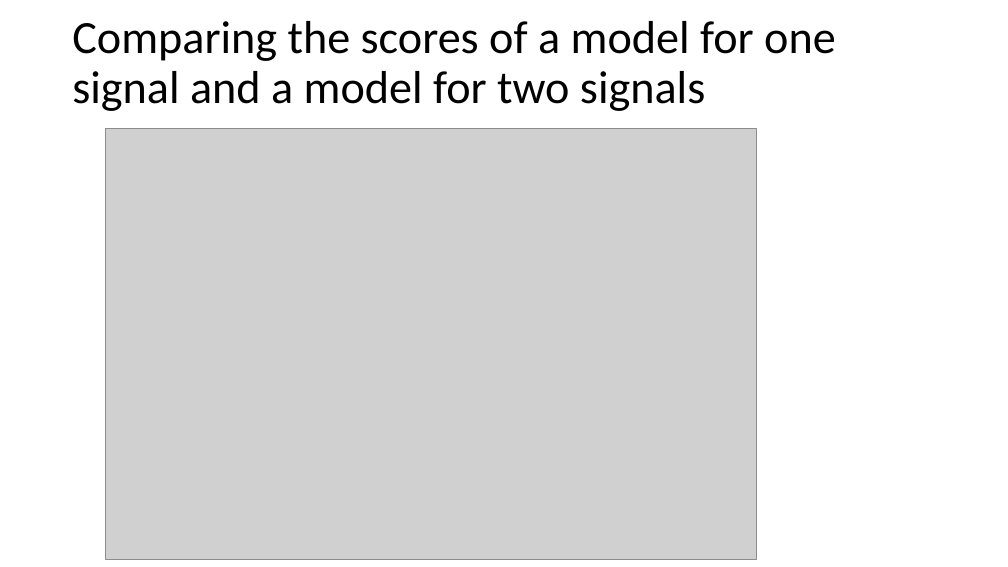
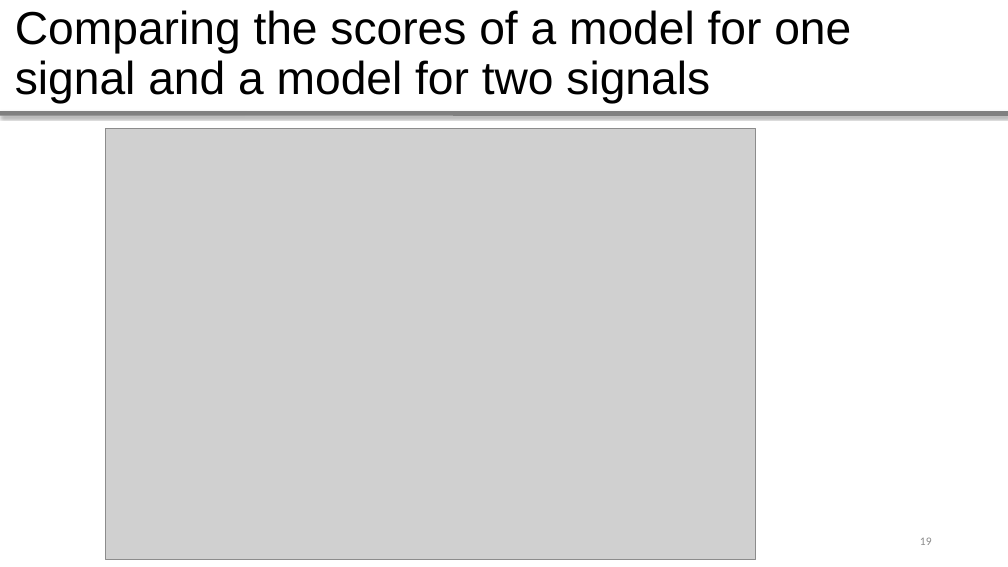
Before and after one commit to whiteRa2bit/cern_summer_project, a slide deck: slide 19 of Evaluating ECAL timing properties using test beam data.pptx. Drawn at 1008x567 pixels with LibreOffice and Linux fonts; fonts in the diff are those of the drawing; grey boxes stand for pictures. Boxes give left, top, right and bottom in pixels: in the first picture for what was removed or moved away, otherwise in the second. Text is boxed around its words. In the diff, an @@ line names an element or a change of style, - is before the commit and + after.

```diff
--- a/Evaluating ECAL timing properties using test beam data.pptx
+++ b/Evaluating ECAL timing properties using test beam data.pptx
@@ text "Comparing the scores of a ...": place and size @@
-text "Comparing the scores of a ..." at <box>72,21,836,111</box>
+text "Comparing the scores of a ..." at <box>15,10,851,104</box>
@@ text "Comparing the scores of a ..." at <box>15,10,851,104</box>: font Calibri to Arial @@
@@ line added from (0, 113) to (1008, 113), #808080 4.51 pt @@
@@ page number added at <box>920,537,932,545</box>, 11 pt, text #8B8B8B @@
+19
```
Also in this commit, not shown: 16 other slides changed, 6 slides added, 6 slides removed, 31 other files.
